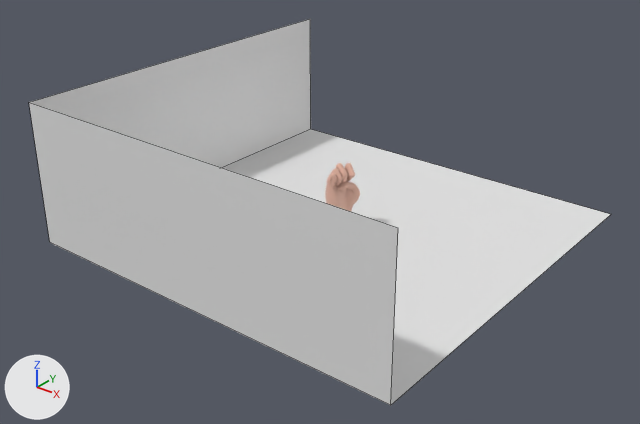
Renders of the OBJ model Hand Models Blender/alphabet/E.obj from each side of a commit.
Both versions are drawn from a camera (50 mm lens) standing at (22.5, -29.2, 17.7) and looking at (0.1, -1.2, 0.3). Every picture has the same lights, and +X, +Y and +Z are marked at lower left. Mesh edges are drawn as thin lines on the coarser meshes. Where no turn or scale is listed for an object, it has been applied to the vertices.

Script lines for the objects in view, before the commit:
```python
me_plane_004 = bpy.data.meshes.new('Plane.004')
me_plane_004.from_pydata(...)  # 13290 vertices, 13244 faces, 2 loose edges; spans x -0.2..1.03, y -0.83..0.78, z -1.77..2.37
me_plane_004.materials.append(mat_material_002)  # beige #e7b7a4
me_plane_plane_006 = bpy.data.meshes.new('Plane_Plane.006')
me_plane_plane_006.from_pydata([(9.5, -9.2, -0.9), (9.5, 9.3, -0.9), (-9.0, 9.3, -0.9), (-9.0, -9.2, -0.9), (-9.0, -9.2, 5.7), (-9.0, 9.3, 5.7), (9.5, -9.2, 5.7)], [], [(0, 1, 2, 3), (2, 5, 4, 3), (3, 4, 6, 0)])
me_plane_plane_006.materials.append(mat_material_001)  # white #e7e7e7
ob_plane_004 = bpy.data.objects.new('Plane.004', me_plane_004)
ob_plane_004.location = (0.0, 0.0, 0.0)
ob_plane_plane_006 = bpy.data.objects.new('Plane_Plane.006', me_plane_plane_006)
ob_plane_plane_006.location = (0.0, 0.0, 0.0)
```
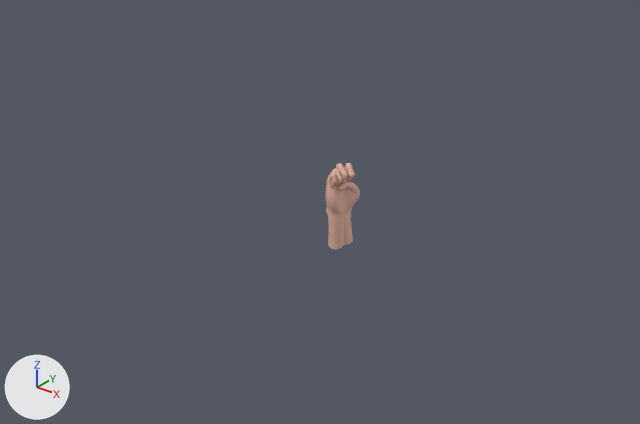
Boxes [x1, y1, x2, y2] around the edits, measured in the pictures (640 x 424 px):
'Plane_Plane.006', deleted: before [29, 19, 611, 405]

What changed in the scene script:
```text
Remove ob_plane_plane_006:
    ob_plane_plane_006 = bpy.data.objects.new('Plane_Plane.006', me_plane_plane_006)
    ob_plane_plane_006.location = (0.0, 0.0, 0.0)
```
